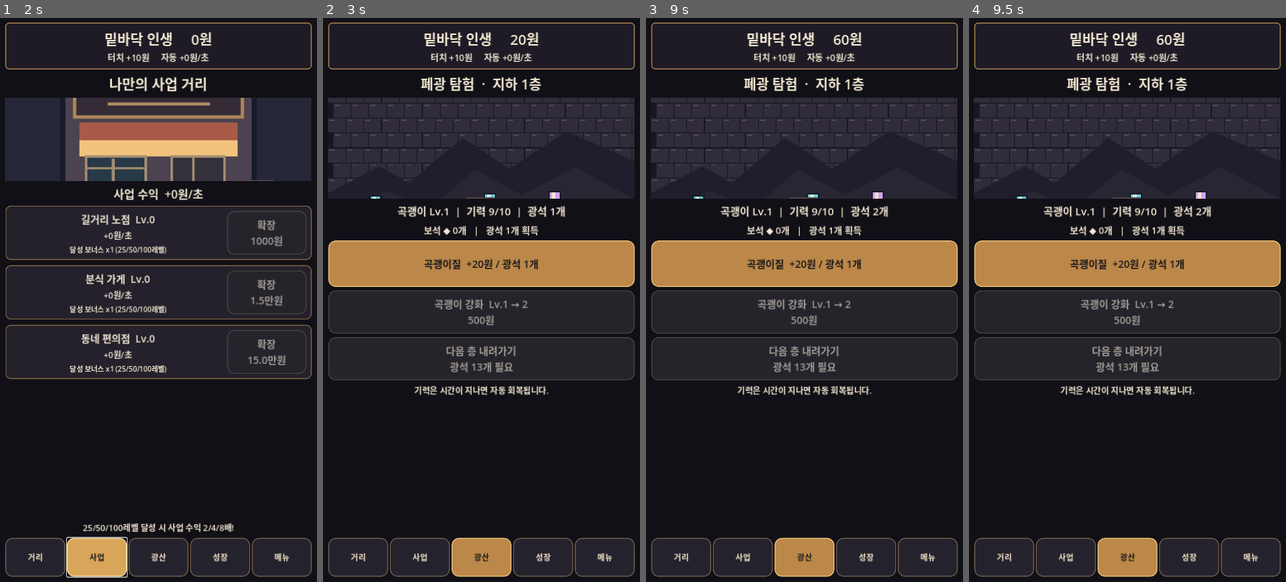
Above: before the commit, frames 1-4 (left to right).
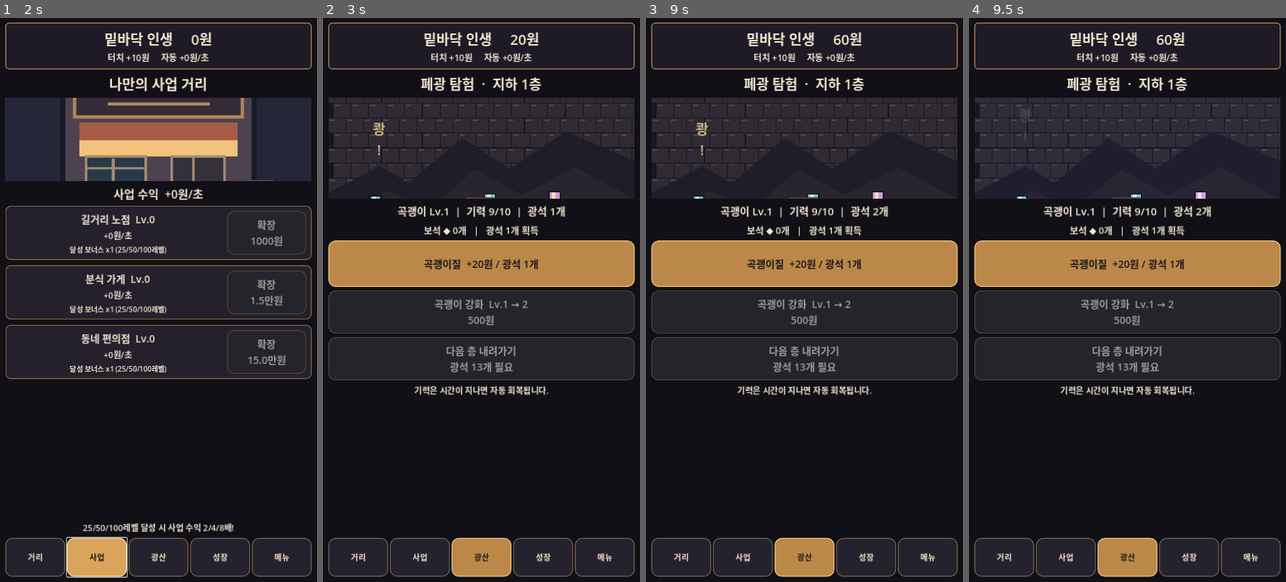
Above: after the commit, the same moments.

Repository: sungpil987/BottomLife-Reborn
Game: Godot game, scene res://scenes/Main.tscn
The game is run twice, just before and just after one commit, with the same random seed, the same clock (stepped at 60 frames per second) and the same inputs.
Inputs (mouse positions are in pixels of both pictures, inside the frame that each line leads up to):
- Up to frame 1 (2 s): click "거리" at 0.5 s; click "사업" at 1.25 s
- Up to frame 2 (3 s): click "광산" at 2 s; click "곡괭이질 +20원 / 광석 1개" at 2.75 s
- Up to frame 3 (9 s): click "성장" at 3.5 s; click "메뉴" at 4.25 s; click "거리" at 5 s; click (804, 254) at 5.75 s; click (804, 254) at 6.5 s; click "사업" at 7.25 s; click "광산" at 8 s; click "곡괭이질 +20원 / 광석 1개" at 8.75 s
- Up to frame 4 (9.5 s): no input

Frame 1 is identical in both runs. In frame 2, 0.1% of the frame differs, in the area x 1-75%, y 14-33%; in frame 3, 0.1%; in frame 4, less than 0.1%.

Commit message:
v1.9 animate mining hit flashes, gem discovery popups and ore feedback

Diff:
--- a/scripts/main.gd
+++ b/scripts/main.gd
@@ -21,6 +21,9 @@
 var mine_energy: float = 10.0
 var mine_buttons: Array[Button] = []
 var mine_status: Label
+var mine_art: TextureRect
+var mine_effect_layer: Control
+var mine_flash_tween: Tween
 const MINE_MAX_ENERGY := 10.0
 const BUSINESS_NAMES := ["길거리 노점", "분식 가게", "동네 편의점"]
 const BUSINESS_BASE_COST := [1000.0, 15000.0, 150000.0]
@@ -447,6 +450,28 @@
 		last_mine_find = "광석 %d개 획득" % pickaxe_level
 	save_game()
 	refresh()
+	play_mine_hit_effect()
+
+func play_mine_hit_effect() -> void:
+	if not is_instance_valid(mine_art) or not is_instance_valid(mine_effect_layer):
+		return
+	if mine_flash_tween and mine_flash_tween.is_running():
+		mine_flash_tween.kill()
+	mine_art.modulate = Color("#fff0b3")
+	mine_flash_tween = create_tween()
+	mine_flash_tween.tween_property(mine_art, "modulate", Color.WHITE, 0.28)
+	var found_gem := last_mine_find.begins_with("희귀")
+	var flash := make_label("◆ 보석 발견!" if found_gem else "쾅!  +광석", 31)
+	flash.add_theme_color_override("font_color", Color("#8ef4ff") if found_gem else Color("#ffe0a0"))
+	flash.mouse_filter = Control.MOUSE_FILTER_IGNORE
+	flash.position = Vector2(115, 82)
+	mine_effect_layer.add_child(flash)
+	var motion := create_tween()
+	motion.set_parallel(true)
+	motion.tween_property(flash, "position:y", 15.0, 0.8).set_trans(Tween.TRANS_CUBIC).set_ease(Tween.EASE_OUT)
+	motion.tween_property(flash, "modulate:a", 0.0, 0.8)
+	motion.set_parallel(false)
+	motion.tween_callback(flash.queue_free)
 
 func mine_upgrade_pickaxe() -> void:
 	var cost := mine_upgrade_cost()
@@ -468,13 +493,23 @@
 
 func build_mine() -> void:
 	content.add_child(make_label("폐광 탐험  ·  지하 %d층" % mine_depth, 31))
+	var stage := Control.new()
+	stage.custom_minimum_size.y = 230
+	stage.clip_contents = true
+	content.add_child(stage)
 	var art := TextureRect.new()
+	art.set_anchors_and_offsets_preset(Control.PRESET_FULL_RECT)
+	art.mouse_filter = Control.MOUSE_FILTER_IGNORE
 	art.texture = load("res://assets/mine_cave.svg")
 	art.texture_filter = CanvasItem.TEXTURE_FILTER_NEAREST
 	art.expand_mode = TextureRect.EXPAND_IGNORE_SIZE
 	art.stretch_mode = TextureRect.STRETCH_KEEP_ASPECT_COVERED
-	art.custom_minimum_size.y = 230
-	content.add_child(art)
+	stage.add_child(art)
+	mine_art = art
+	mine_effect_layer = Control.new()
+	mine_effect_layer.set_anchors_and_offsets_preset(Control.PRESET_FULL_RECT)
+	mine_effect_layer.mouse_filter = Control.MOUSE_FILTER_IGNORE
+	stage.add_child(mine_effect_layer)
 	mine_status = make_label("", 24)
 	content.add_child(mine_status)
 	content.add_child(make_label("보석 ◆ %d개   |   %s" % [gems, last_mine_find], 21))
@@ -519,6 +554,8 @@
 	growth_buttons.clear()
 	mine_buttons.clear()
 	mine_status = null
+	mine_art = null
+	mine_effect_layer = null
 	if hero_idle_tween and hero_idle_tween.is_running():
 		hero_idle_tween.kill()
 	hero_sprite = null
